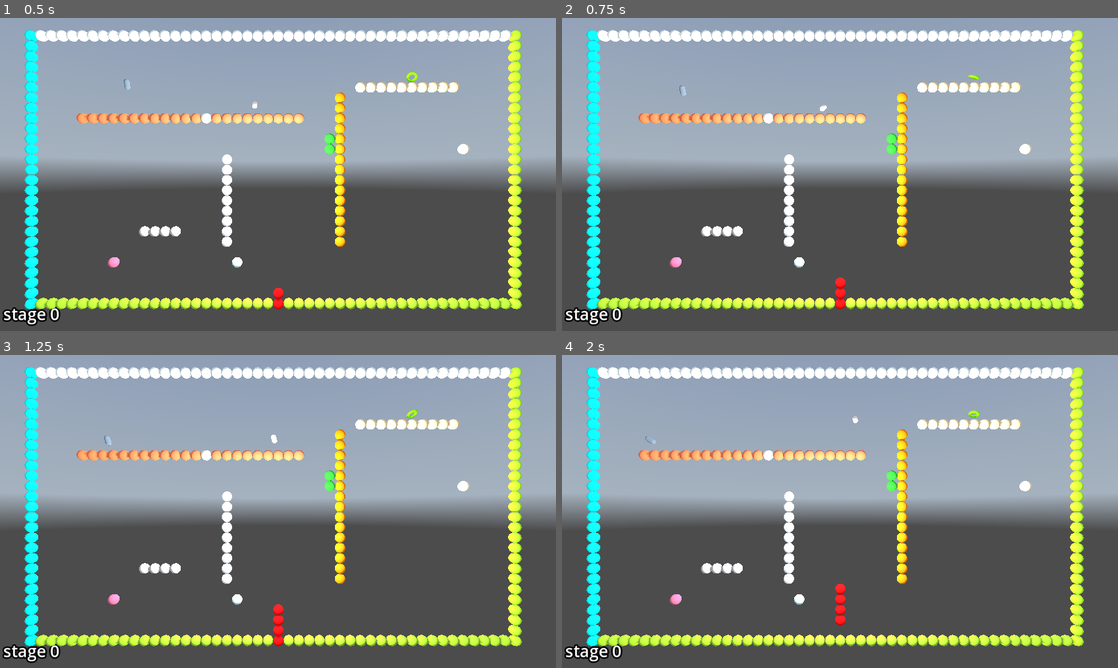
Above: before the commit, frames 1-4 (two rows, left to right).
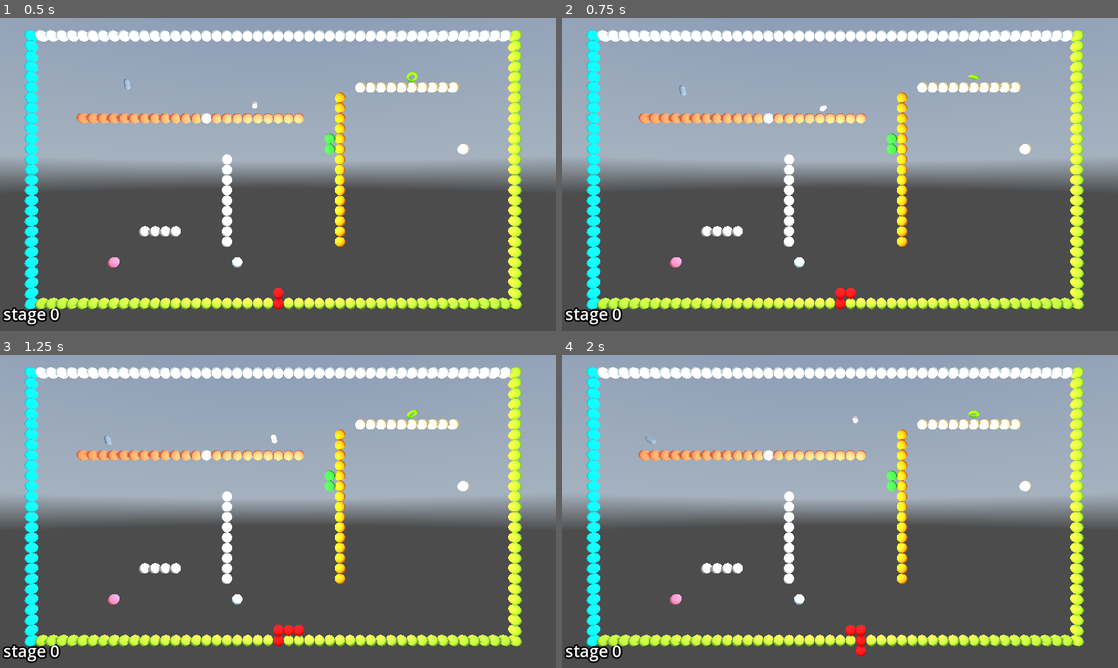
Above: after the commit, the same moments.

Repository: kasworld/gd4snakebyte3d
Game: Godot game, scene res://main.tscn
Two runs of this game, one before a commit and one after it. Both use one fixed random seed, a clock stepped at 60 frames per second and the inputs below. A sky picture missing from this copy of the repository is replaced by a grey-blue gradient.
Inputs (mouse positions are in pixels of both pictures, inside the frame that each line leads up to):
- Up to frame 1 (0.5 s): no input
- Up to frame 2 (0.75 s): tap Enter at 0.5 s; move the mouse to (962, 158) at 0.52 s; hold Right from 0.53 s (still down); click (962, 158) at 0.67 s
- Up to frame 3 (1.25 s): keep holding Right
- Up to frame 4 (2 s): move the mouse to (728, 527) at 1.27 s; release Right at 1.28 s; hold Down from 1.28 s (still down)

Frame 1 is identical in both runs. In frame 2, 0.1% of the frame differs, in the area x 49-54%, y 82-91%; in frame 3, 0.2%; in frame 4, 0.4%, in the area x 49-55%, y 73-97%.

Commit message:
key control

Diff:
--- a/snake.gd
+++ b/snake.gd
@@ -21,3 +21,27 @@
 
 func change_move_dir(dir :Dir8Lib.Dir) -> void:
 	assert(Dir8Lib.IsDiagonal(dir), "invalid dir %s" %[dir])
+
+var key2fn = {
+	KEY_UP:_on_button_up_pressed,
+	KEY_DOWN:_on_button_down_pressed,
+	KEY_LEFT:_on_button_left_pressed,
+	KEY_RIGHT:_on_button_right_pressed,
+}
+func _unhandled_input(event: InputEvent) -> void:
+	if event is InputEventKey and event.pressed:
+		var fn = key2fn.get(event.keycode)
+		if fn != null:
+			fn.call()
+
+func _on_button_up_pressed() -> void:
+	move_dir = Dir8Lib.Dir.North
+
+func _on_button_down_pressed() -> void:
+	move_dir = Dir8Lib.Dir.South
+
+func _on_button_left_pressed() -> void:
+	move_dir = Dir8Lib.Dir.West
+
+func _on_button_right_pressed() -> void:
+	move_dir = Dir8Lib.Dir.East
